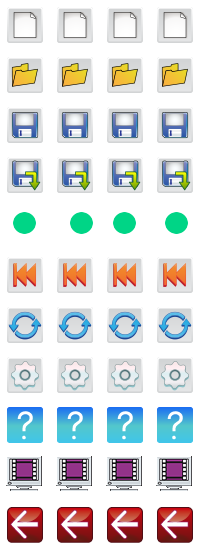
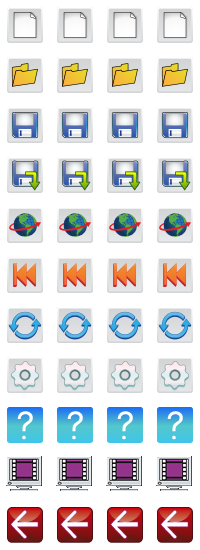
Comparing the layer stacks of the two 200 x 550 images. Changes:
renamed "Pasted Layer #6" to "unnamed.png", painted on it over [7, 208, 193, 243]
